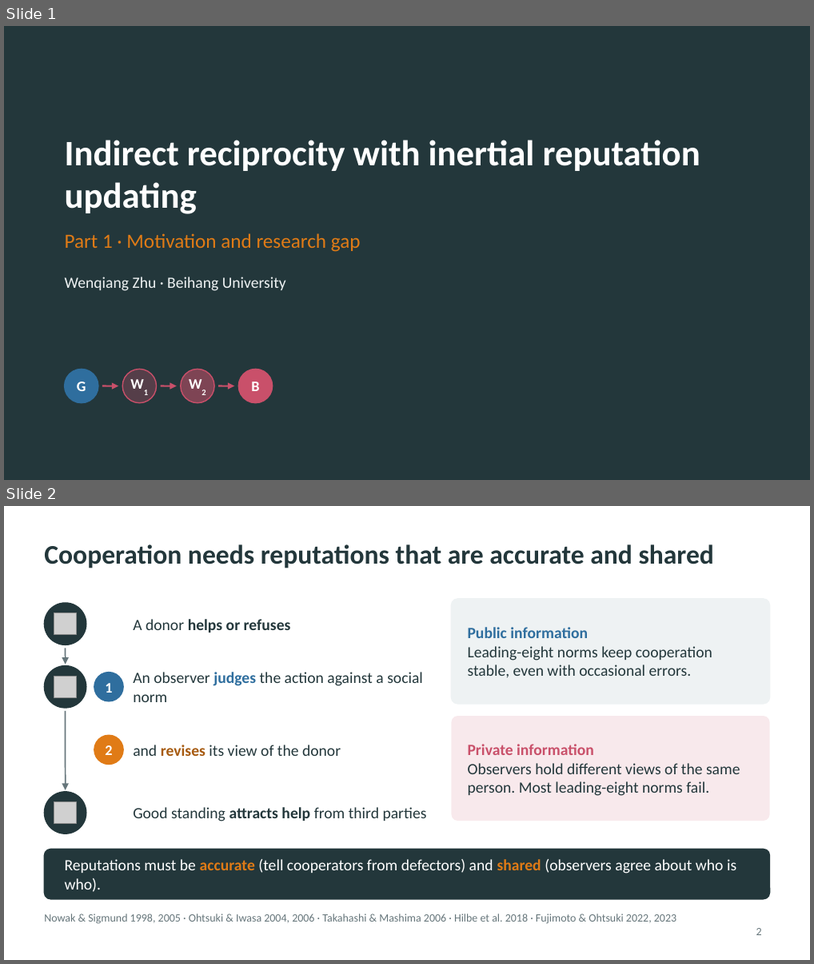
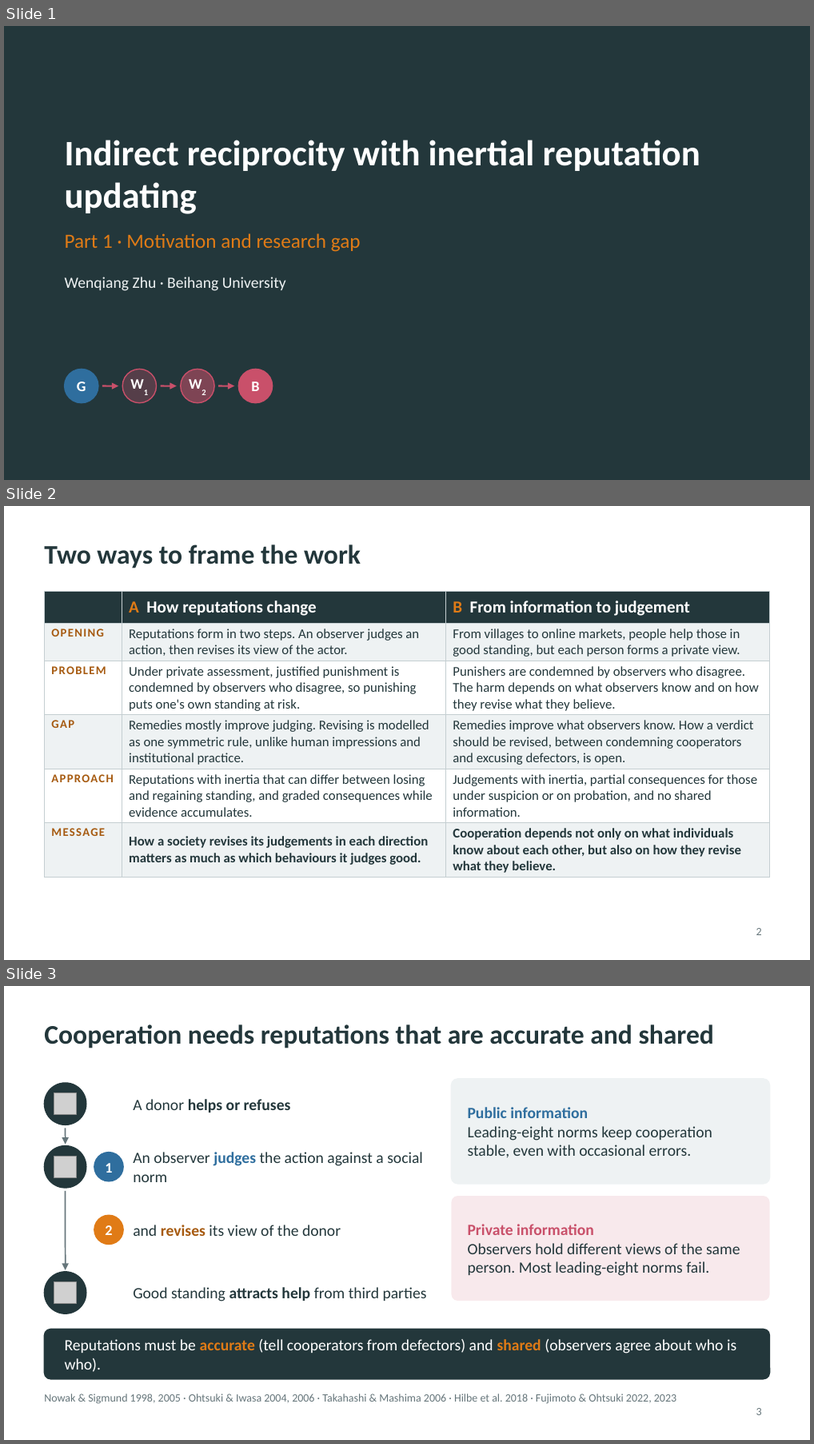
Before and after one commit to JoeWynn7/IR_paper, a slide deck: Slides/IR_motivation_section.pptx. Shown one above the other, each under a label of ours: slides 1 and 2 before the commit, slides 1, 2 and 3 after it. The pictures are 814x964 and 814x1444 pixels, drawn with LibreOffice and Linux fonts; fonts in the diff are those of the drawing; grey boxes stand for pictures. Boxes give left, top, right and bottom in pixels: in the first picture for what was removed or moved away, otherwise in the second. Text is boxed around its words. In the diff, an @@ line names an element or a change of style, - is before the commit and + after.

```diff
--- a/Slides/IR_motivation_section.pptx
+++ b/Slides/IR_motivation_section.pptx
@@ slide 2 added at [4,506,810,960], background #FFFFFF @@
@@ title added at [44,544,361,568], 24 pt, text #23373B, bold @@
+Two ways to frame the work
@@ table added at [44,591,770,876], 6 rows, 3 columns @@
+ | A How reputations change | B From information to judgement
+OPENING | Reputations form in two steps. An observer judges an action, then revises its view of the actor. | From villages to online markets, people help those in good standing, but each person forms a private view.
+PROBLEM | Under private assessment, justified punishment is condemned by observers who disagree, so punishing puts one's own standing at risk. | Punishers are condemned by observers who disagree. The harm depends on what observers know and on how they revise what they believe.
+GAP | Remedies mostly improve judging. Revising is modelled as one symmetric rule, unlike human impressions and institutional practice. | Remedies improve what observers know. How a verdict should be revised, between condemning cooperators and excusing defectors, is open.
+APPROACH | Reputations with inertia that can differ between losing and regaining standing, and graded consequences while evidence accumulates. | Judgements with inertia, partial consequences for those under suspicion or on probation, and no shared information.
+MESSAGE | How a society revises its judgements in each direction matters as much as which behaviours it judges good. | Cooperation depends not only on what individuals know about each other, but also on how they revise what they believe.
@@ page number added at [757,928,762,935], 10 pt, text #66767B @@
+2
@@ what was slide 2 is now slide 3 @@
```
Also in this commit, not shown: 2 slides changed, 1 other slide added, 1 slide removed, 10 other files.
